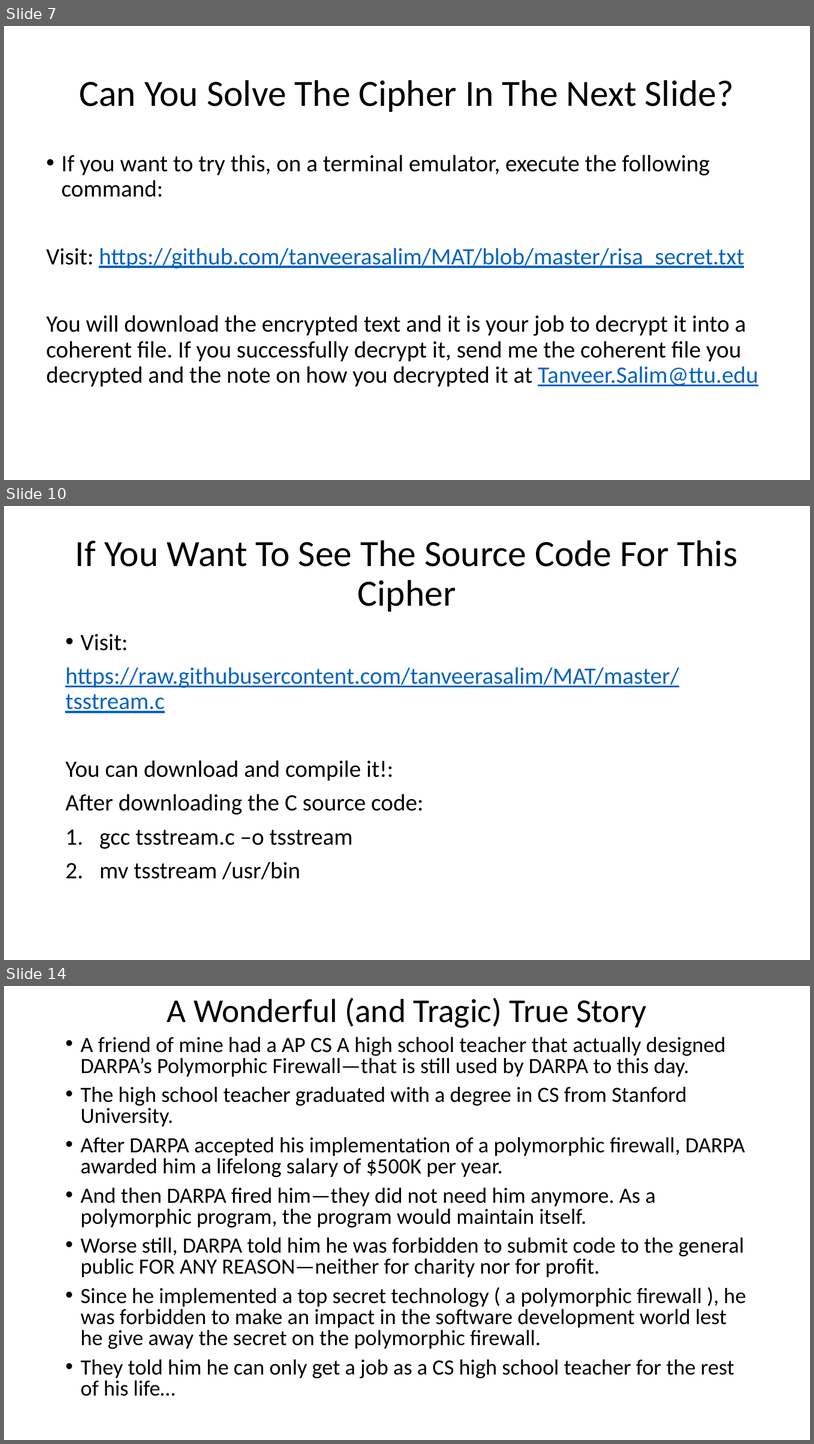
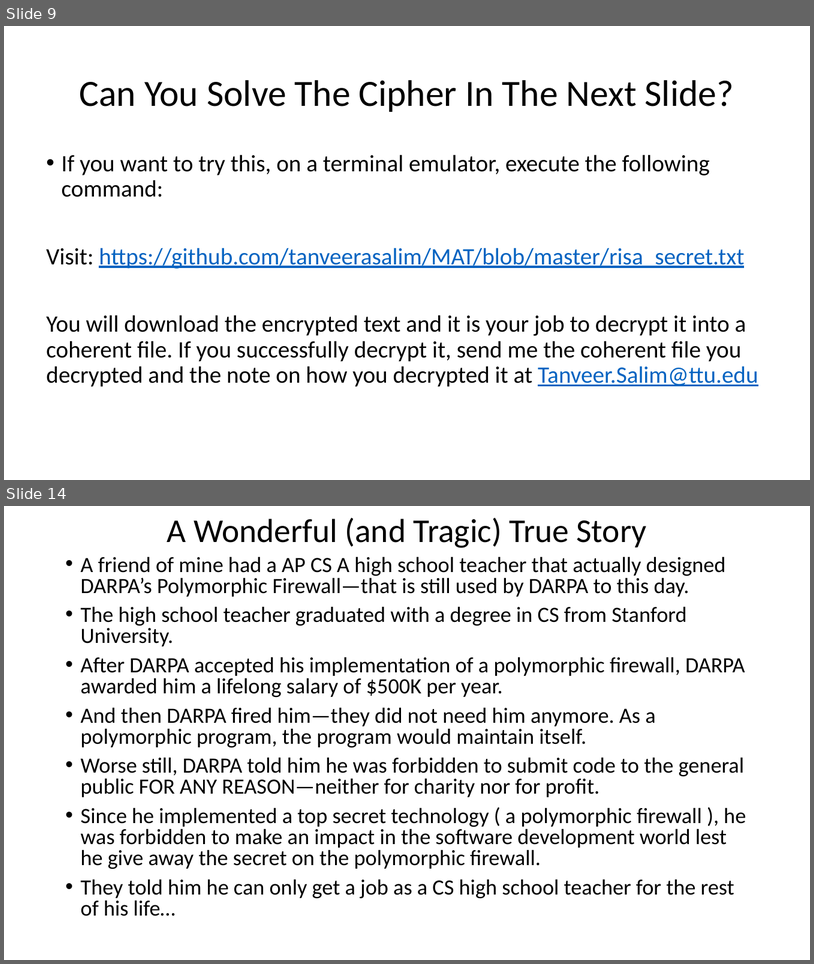
Before and after one commit to fosres/MAT, a slide deck: A_Guide_To_Malware_Analysis.pptx. Shown one above the other, each under a label of ours: slides 7, 10 and 14 before the commit, slides 9 and 14 after it; the slides between them are not shown. The pictures are 814x1444 and 814x964 pixels, drawn with LibreOffice and Linux fonts; fonts in the diff are those of the drawing. Boxes give left, top, right and bottom in pixels: in the first picture for what was removed or moved away, otherwise in the second. Text is boxed around its words. In the diff, an @@ line names an element or a change of style, - is before the commit and + after.

Commit message:
master

```diff
--- a/A_Guide_To_Malware_Analysis.pptx
+++ b/A_Guide_To_Malware_Analysis.pptx
@@ slide 10 removed at (4,506,810,960), background #FFFFFF @@
@@ title removed at (75,540,738,612) @@
-If You Want To See The Source Code For This Cipher
@@ text removed at (65,634,679,879) @@
-• Visit:
-https://raw.githubusercontent.com/tanveerasalim/MAT/master/tsstream.c
-You can download and compile it!:
-After downloading the C source code:
-1. gcc tsstream.c –o tsstream
-2. mv tsstream /usr/bin
@@ what was slide 7 is now slide 9 @@
```
Also in this commit, not shown: 4 slides changed, 4 slides added, 2 other slides removed, 8 other files.
